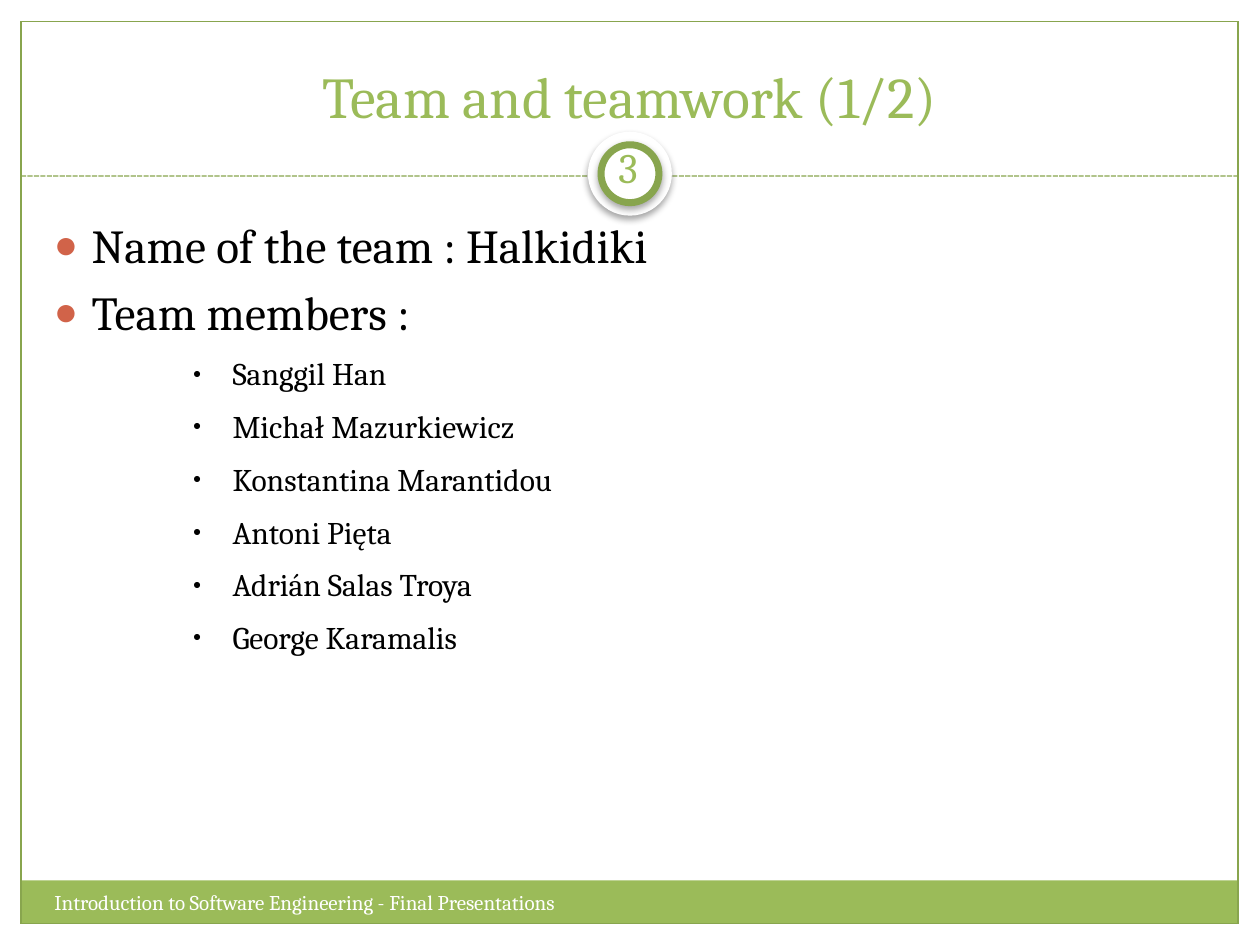
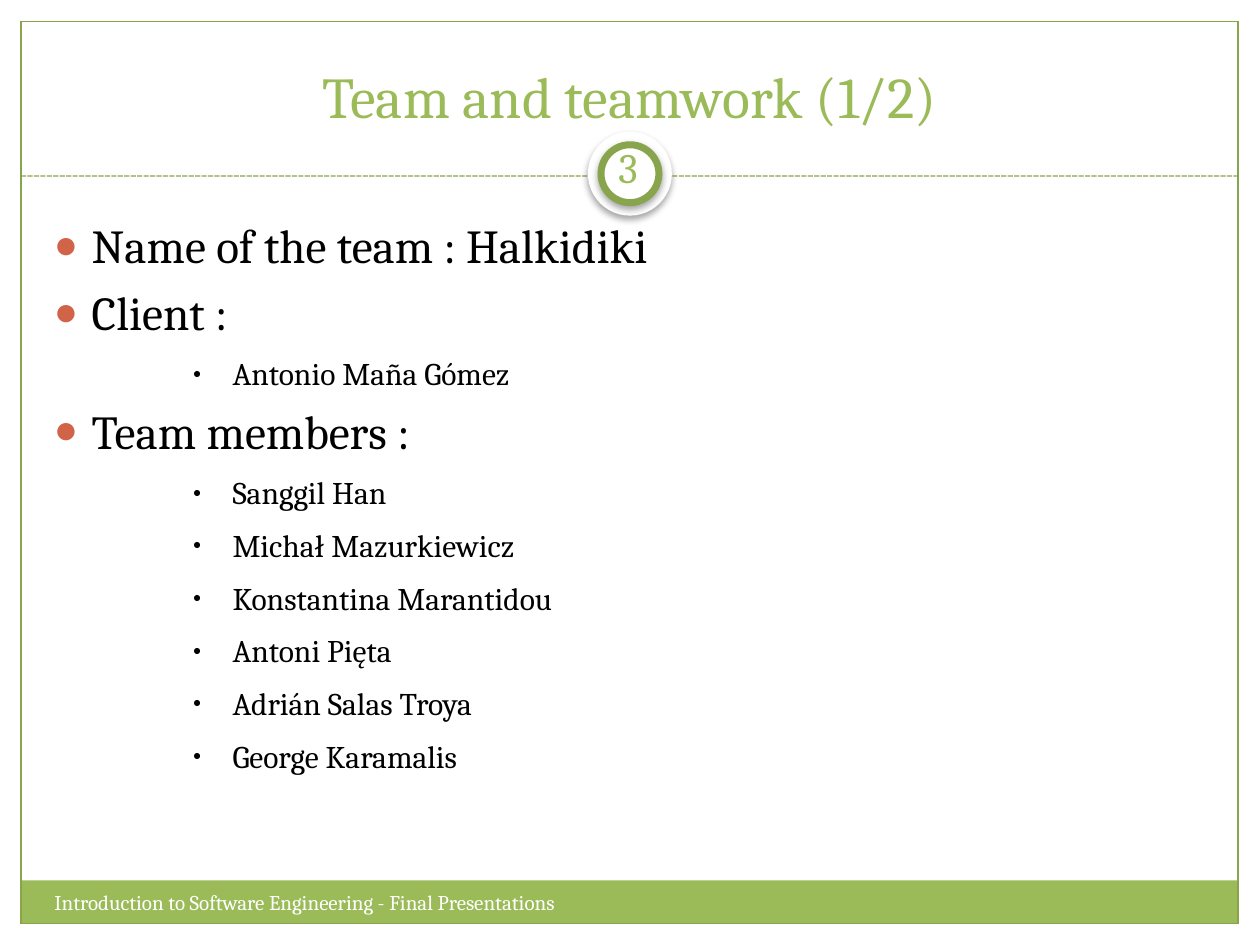
Before and after one commit to Sang712UMA/PetsApp, a slide deck: slide 3 of Presentation/Final Presentation.pptx. Drawn at 1260x945 pixels with LibreOffice and Linux fonts; fonts in the diff are those of the drawing. Boxes give left, top, right and bottom in pixels: in the first picture for what was removed or moved away, otherwise in the second. Text is boxed around its words. In the diff, an @@ line names an element or a change of style, - is before the commit and + after.

```diff
--- a/Presentation/Final Presentation.pptx
+++ b/Presentation/Final Presentation.pptx
@@ text at (x1=92, y1=297, x2=509, y2=386): paragraphs added @@
+● Client :
+    ● Antonio Maña Gómez
```
Also in this commit, not shown: 1 other slide changed.
